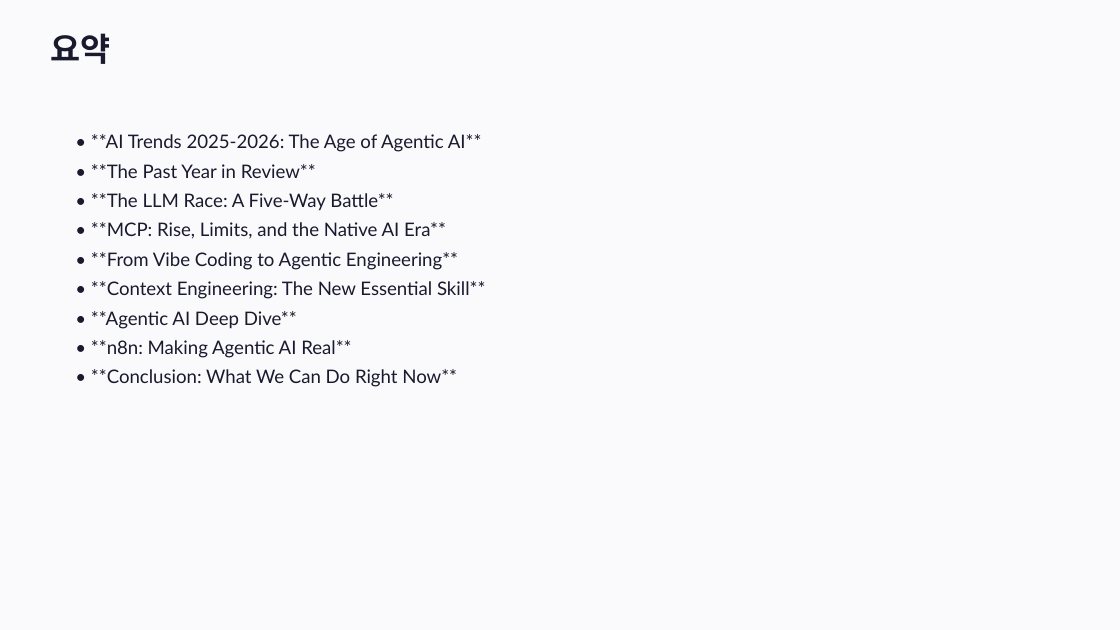
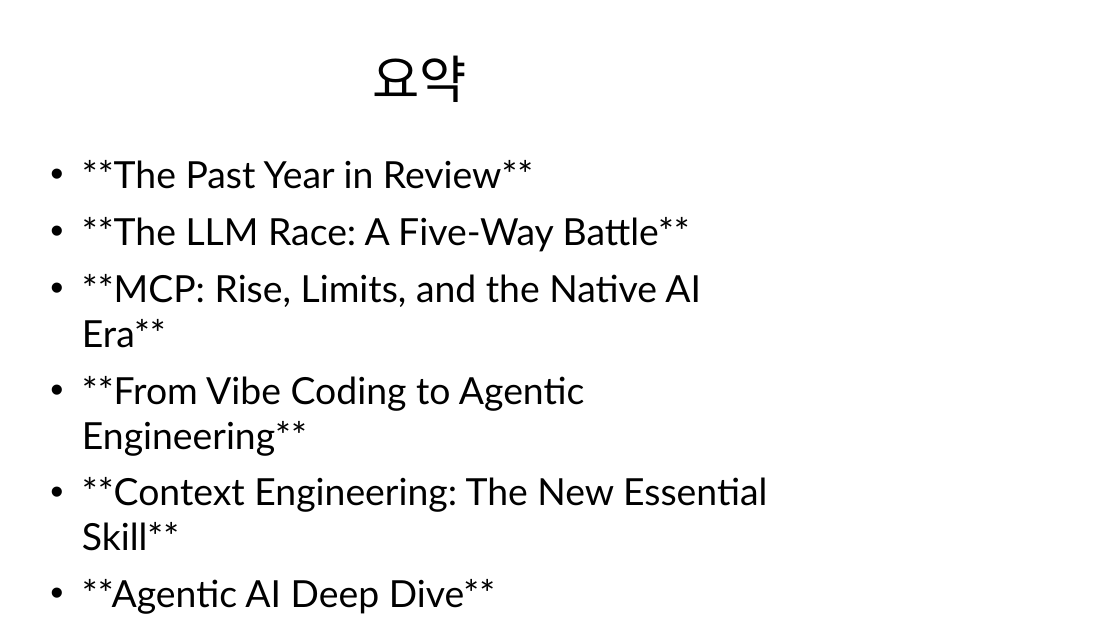
Before and after one commit to givethedog/ppt-maker, a slide deck: slide 10 of output/ai-trends-en/report.pptx (slide 11 before the commit). Drawn at 1120x630 pixels with LibreOffice and Linux fonts; fonts in the diff are those of the drawing. Boxes give left, top, right and bottom in pixels: in the first picture for what was removed or moved away, otherwise in the second. Text is boxed around its words. In the diff, an @@ line names an element or a change of style, - is before the commit and + after.

```diff
--- a/output/ai-trends-en/report.pptx
+++ b/output/ai-trends-en/report.pptx
@@ background #FAFAFC to #FFFFFF @@
@@ title "요약" at bbox=[373, 55, 467, 102]: size 28 to 44 pt, text colour #1A1A2E to #000000, bold off; alignment left to centre; vertical alignment top to middle @@
@@ text at bbox=[82, 160, 767, 614]: text changed; size 16 to 32 pt; text colour #1A1A2E to #000000 @@
-• **AI Trends 2025-2026: The Age of Agentic AI**
-• **The Past Year in Review**
-• **The LLM Race: A Five-Way Battle**
-• **MCP: Rise, Limits, and the Native AI Era**
-• **From Vibe Coding to Agentic Engineering**
-• **Context Engineering: The New Essential Skill**
-• **Agentic AI Deep Dive**
-• **n8n: Making Agentic AI Real**
-• **Conclusion: What We Can Do Right Now**
+• **The Past Year in Review**
+• **The LLM Race: A Five-Way Battle**
+• **MCP: Rise, Limits, and the Native AI Era**
+• **From Vibe Coding to Agentic Engineering**
+• **Context Engineering: The New Essential Skill**
+• **Agentic AI Deep Dive**
+• **n8n: Making Agentic AI Real**
+• **Conclusion: What We Can Do Right Now**
```
Also in this commit, not shown: 5 other slides changed, 4 slides added, 5 slides removed, 1 other file.
